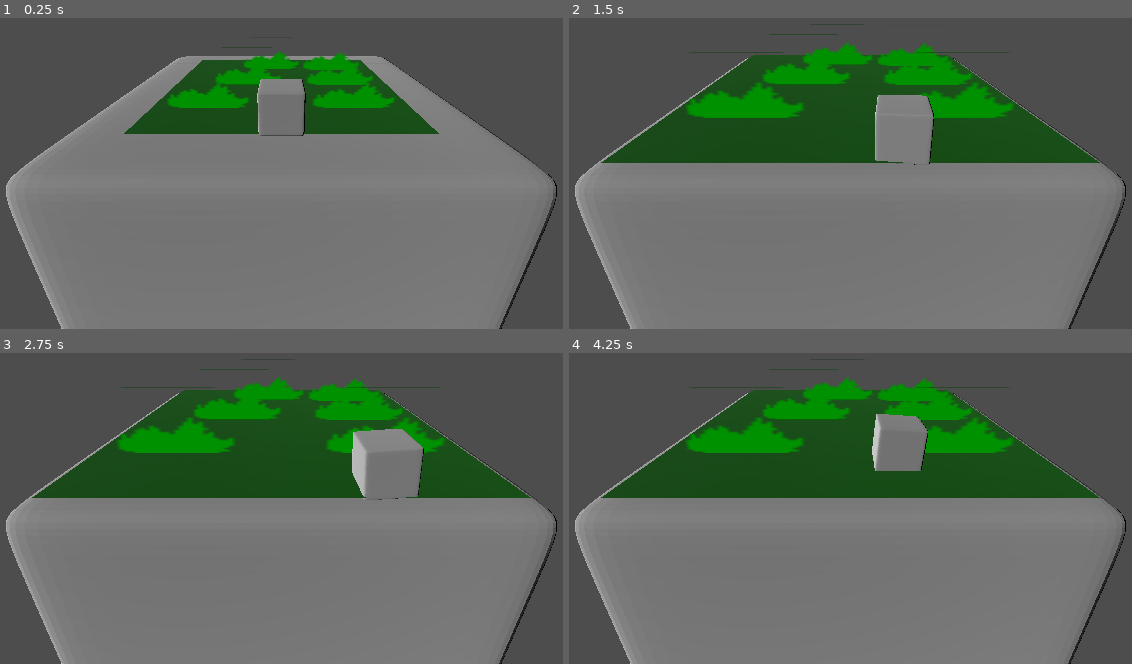
Above: before the commit, frames 1-4 (two rows, left to right).
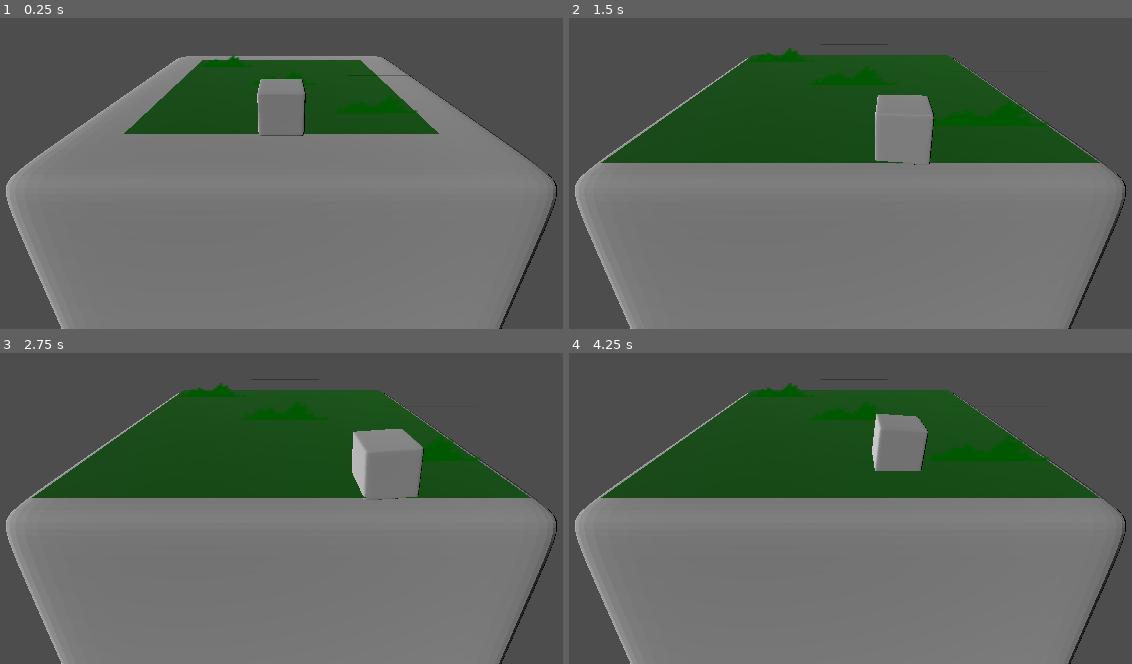
Above: after the commit, the same moments.

Repository: SomeSortOfSam/GMTKGameJam2022
Game: Godot game, scene res://World.tscn
Same seed, same stepped clock (60 frames per second), same inputs: the game is played once before the commit and once after it.
Inputs:
- Up to frame 1 (0.25 s): no input
- Up to frame 2 (1.5 s): hold D (ui_right) 0.53-1.28 s; hold S (ui_down) from 1.28 s (still down)
- Up to frame 3 (2.75 s): tap Enter at 2 s; release S (ui_down) at 2.03 s; hold D (ui_right) from 2.03 s (still down)
- Up to frame 4 (4.25 s): release D (ui_right) at 2.78 s; hold W (ui_up) 2.78-3.53 s; hold A (ui_left) from 3.53 s (still down)

The runs differ from the first frame. In frame 1, 3.4% of the frame differs, in the area x 29-75%, y 9-31%; in frame 2, 6.0%, in the area x 20-86%, y 5-35%; in frame 3, 5.5%; in frame 4, 6.0%.

Commit message:
Pip placement dictionary created

Diff:
--- a/Sides/DiceSide.gd
+++ b/Sides/DiceSide.gd
@@ -2,6 +2,8 @@
 class_name DiceSide
 
 var death_timer : Timer
+
+const PIP_DICTONARY := [[Vector2.ZERO],[Vector2.ONE,-Vector2.ONE],[Vector2.ONE,-Vector2.ONE,Vector2.ZERO],[Vector2.ONE,-Vector2.ONE,Vector2(-1,1),Vector2(1,-1)],[Vector2.ONE,-Vector2.ONE,Vector2(-1,1),Vector2(1,-1),Vector2.ZERO],[Vector2.ONE,-Vector2.ONE,Vector2(-1,1),Vector2(1,-1),Vector2.LEFT,Vector2.RIGHT]]
 
 var turns_lived := 0
 var scale_target := Vector3.ONE
@@ -15,10 +17,17 @@
 func _process(delta):
 	scale = scale.lerp(scale_target,delta/death_timer.wait_time)
 
-func prepare_side(number,previous_direction):
+func prepare_side(number : int ,previous_direction : Vector2):
 	previous_direction.y *= -1
 	rotate(basis.y,previous_direction.angle() + PI/2)
 	scale *= .1
+
+func place_one_on_each_pip(template : Node3D, number : int):
+	for i in number:
+		var pip = template.duplicate()
+		var pip_place = PIP_DICTONARY[number-1][i]
+		pip.position = (Vector3(pip_place.x,0,pip_place.y))*.6
+		add_child(pip)
 
 func on_cube_rotation_finished():
 	if turns_lived > 1:
--- a/Sides/Grassland/Grassland.gd
+++ b/Sides/Grassland/Grassland.gd
@@ -1 +1,9 @@
 extends DiceSide
+
+@onready var grass = $Grass
+
+func prepare_side(number,previous_direction):
+	super(number,previous_direction)
+	remove_child(grass)
+	place_one_on_each_pip(grass,number)
+	grass.queue_free()
--- a/Sides/Grassland/Grassland.tscn
+++ b/Sides/Grassland/Grassland.tscn
@@ -29,38 +29,9 @@
 [node name="MeshInstance3D" type="MeshInstance3D" parent="."]
 mesh = SubResource("PlaneMesh_raaqn")
 
-[node name="Sprite3D" type="Sprite3D" parent="."]
-transform = Transform3D(1.78601, 0, 0.623375, 0, 1, 0, -1.42386, 0, 0.781923, -0.305365, 0.160007, 0)
-modulate = Color(0, 0.572549, 0, 1)
+[node name="Grass" type="Sprite3D" parent="."]
+transform = Transform3D(2.28412, 0, 0, 0, 1, 0, 0, 0, 1, 0, 0, 0)
+offset = Vector2(0, 10)
+modulate = Color(0, 0.34902, 0, 1)
 billboard = 2
 texture = ExtResource("2_30203")
-
-[node name="Sprite3D2" type="Sprite3D" parent="."]
-transform = Transform3D(1.78601, 0, 0.623375, 0, 1, 0, -1.42386, 0, 0.781923, -0.126185, 0.160007, -0.516024)
-modulate = Color(0, 0.572549, 0, 1)
-billboard = 2
-texture = ExtResource("2_30203")
-
-[node name="Sprite3D3" type="Sprite3D" parent="."]
-transform = Transform3D(1.78601, 0, 0.623375, 0, 1, 0, -1.42386, 0, 0.781923, -0.52378, 0.160007, 0.518808)
-modulate = Color(0, 0.572549, 0, 1)
-billboard = 2
-texture = ExtResource("2_30203")
-
-[node name="Sprite3D4" type="Sprite3D" parent="."]
-transform = Transform3D(2.13678, 0, -0.353344, 0, 1, 0, 0.807081, 0, 0.935493, 0.470546, 0.160007, 0.518808)
-modulate = Color(0, 0.572549, 0, 1)
-billboard = 2
-texture = ExtResource("2_30203")
-
-[node name="Sprite3D5" type="Sprite3D" parent="."]
-transform = Transform3D(2.13678, 0, -0.353344, 0, 1, 0, 0.807081, 0, 0.935493, 0.470546, 0.160007, 0.00953978)
-modulate = Color(0, 0.572549, 0, 1)
-billboard = 2
-texture = ExtResource("2_30203")
-
-[node name="Sprite3D6" type="Sprite3D" parent="."]
-transform = Transform3D(2.13678, 0, -0.353344, 0, 1, 0, 0.807081, 0, 0.935493, 0.470546, 0.160007, -0.474003)
-modulate = Color(0, 0.572549, 0, 1)
-billboard = 2
-texture = ExtResource("2_30203")
